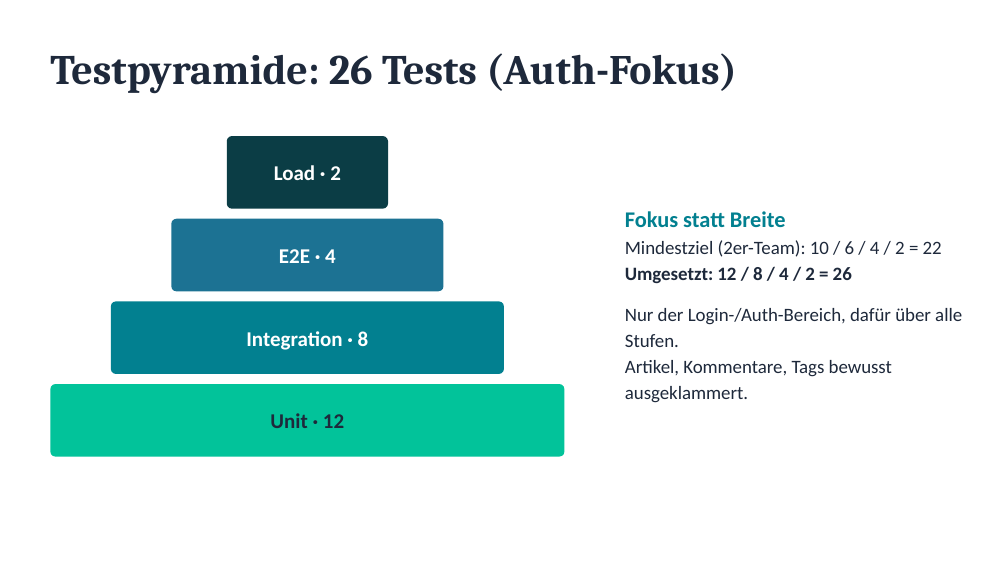
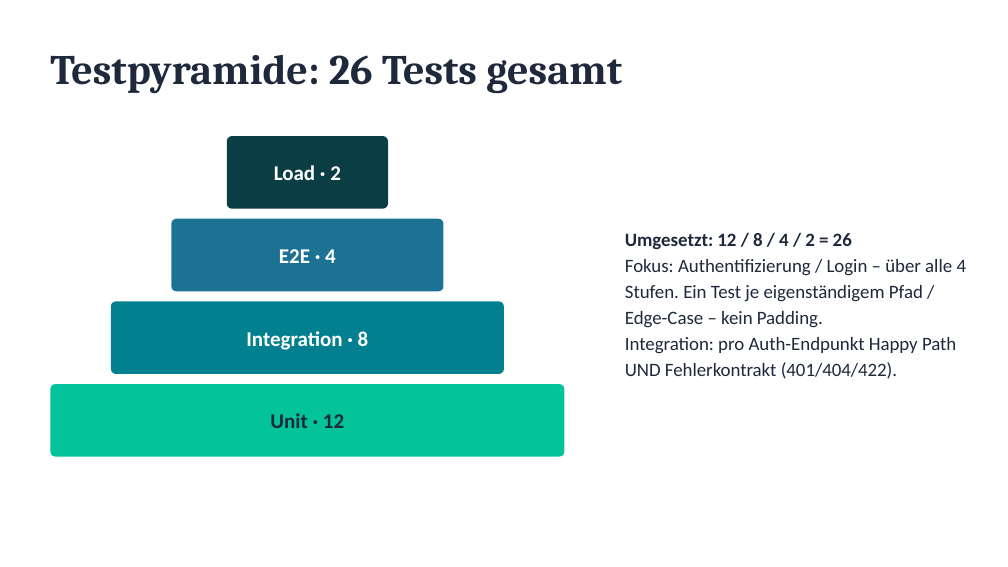
Before and after one commit to Lolo169169/wat4-2026ss-bb-zauner-seybold, a slide deck: slide 4 of PRESENTATION.pptx (slide 5 before the commit). Drawn at 1008x567 pixels with LibreOffice and Linux fonts; fonts in the diff are those of the drawing. Boxes give left, top, right and bottom in pixels: in the first picture for what was removed or moved away, otherwise in the second. Text is boxed around its words. In the diff, an @@ line names an element or a change of style, - is before the commit and + after.

```diff
--- a/PRESENTATION.pptx
+++ b/PRESENTATION.pptx
@@ text at <box>50,55,622,94</box>: text changed @@
-Testpyramide: 26 Tests (Auth-Fokus)
+Testpyramide: 26 Tests gesamt
@@ text at <box>625,211,942,257</box>: paragraphs removed @@
-Fokus statt Breite
-Mindestziel (2er-Team): 10 / 6 / 4 / 2 = 22
@@ text at <box>625,259,967,379</box>: text changed @@
-Nur der Login-/Auth-Bereich, dafür über alle Stufen.
-Artikel, Kommentare, Tags bewusst ausgeklammert.
+Fokus: Authentifizierung / Login – über alle 4 Stufen. Ein Test je eigenständigem Pfad / Edge-Case – kein Padding.
+Integration: pro Auth-Endpunkt Happy Path UND Fehlerkontrakt (401/404/422).
```
Also in this commit, not shown: 4 other slides changed, 4 slides added, 5 slides removed.
